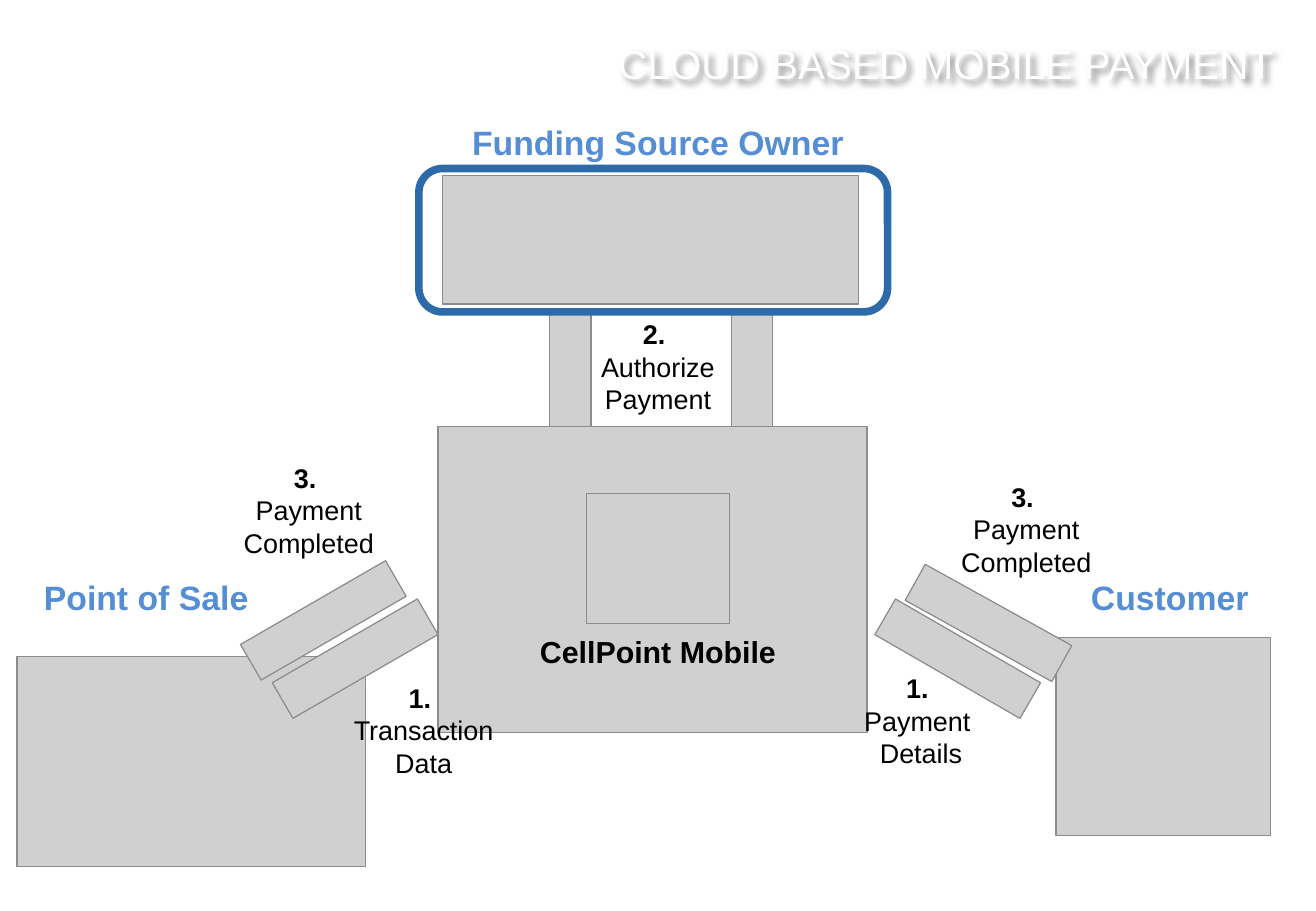
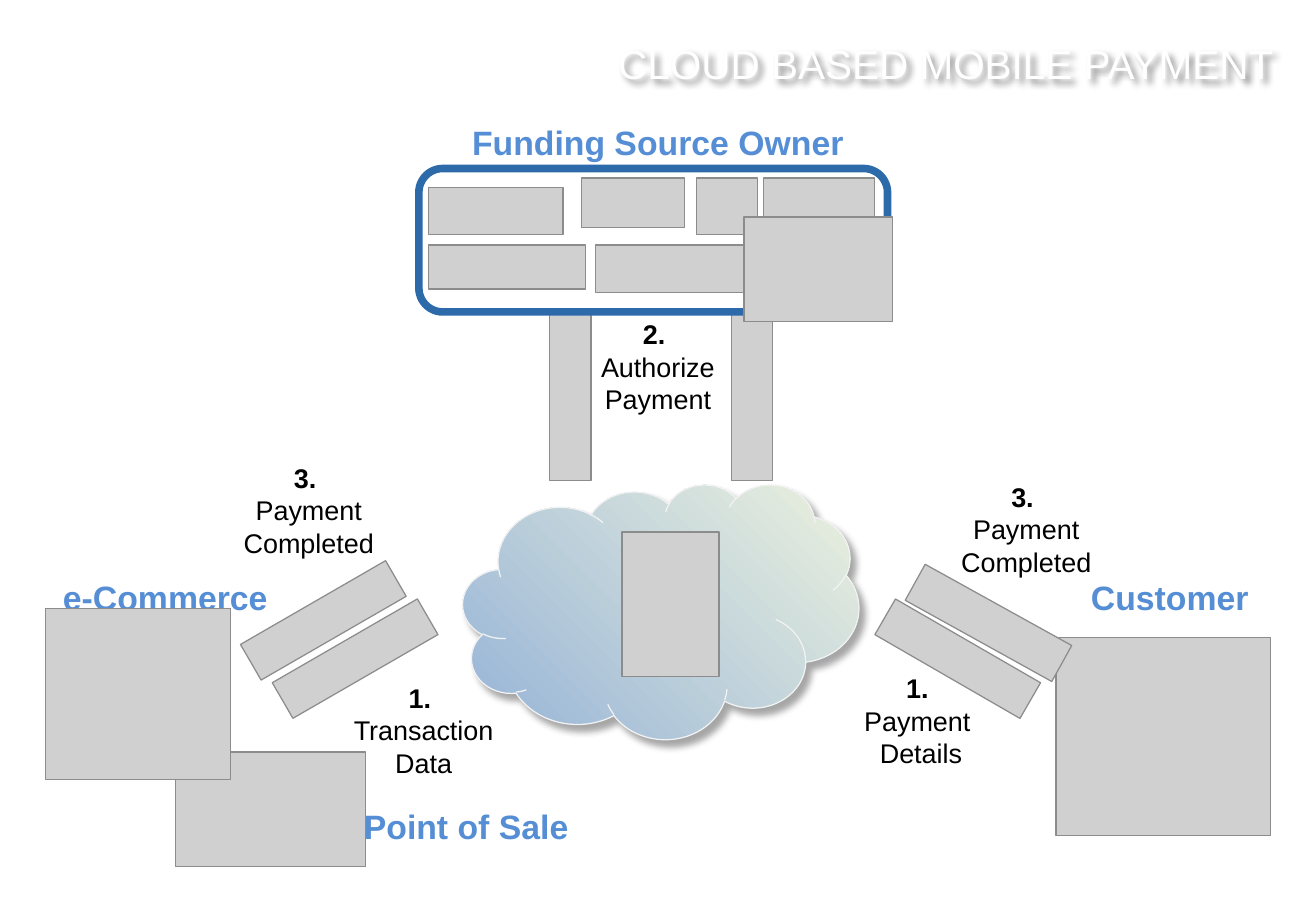
Before and after one commit to vlad3942/mpoint, a slide deck: slide 1 of doc/mPoint - Cloud Based Mobile Payment.pptx. Drawn at 1316x911 pixels with LibreOffice and Linux fonts; fonts in the diff are those of the drawing; grey boxes stand for pictures; background and template pictures are left out. Boxes give left, top, right and bottom in pixels: in the first picture for what was removed or moved away, otherwise in the second. Text is boxed around its words. In the diff, an @@ line names an element or a change of style, - is before the commit and + after.

```diff
--- a/doc/mPoint - Cloud Based Mobile Payment.pptx
+++ b/doc/mPoint - Cloud Based Mobile Payment.pptx
@@ picture removed at (x1=442, y1=175, x2=859, y2=304) @@
@@ picture added at (x1=582, y1=179, x2=685, y2=228) @@
@@ picture added at (x1=696, y1=179, x2=757, y2=235) @@
@@ picture added at (x1=763, y1=179, x2=875, y2=236) @@
@@ picture added at (x1=429, y1=188, x2=564, y2=235) @@
@@ picture added at (x1=745, y1=218, x2=893, y2=322) @@
@@ picture added at (x1=429, y1=245, x2=586, y2=289) @@
@@ picture added at (x1=595, y1=245, x2=744, y2=293) @@
@@ picture removed at (x1=439, y1=427, x2=868, y2=733) @@
@@ cloud added at (x1=463, y1=485, x2=859, y2=740), fill gradient #95B3D7 to #EBF1DE, outline #F2F2F2 0.75 pt @@
@@ picture removed at (x1=587, y1=493, x2=730, y2=623) @@
@@ picture added at (x1=622, y1=532, x2=719, y2=677) @@
@@ text added at (x1=63, y1=586, x2=268, y2=616), 20 pt, text #558ED5, bold @@
+e-Commerce
@@ picture added at (x1=46, y1=609, x2=231, y2=780) @@
@@ text removed at (x1=540, y1=641, x2=776, y2=664) @@
-CellPoint Mobile
@@ picture resized from (x1=17, y1=656, x2=366, y2=866) to (x1=175, y1=752, x2=365, y2=866) @@
@@ text "Point of Sale" moved from (x1=44, y1=585, x2=248, y2=611) to (x1=364, y1=812, x2=568, y2=846) @@
@@ text "Point of Sale" at (x1=364, y1=812, x2=568, y2=846): alignment centre to left @@
```
Also in this commit, not shown: 9 other files.
